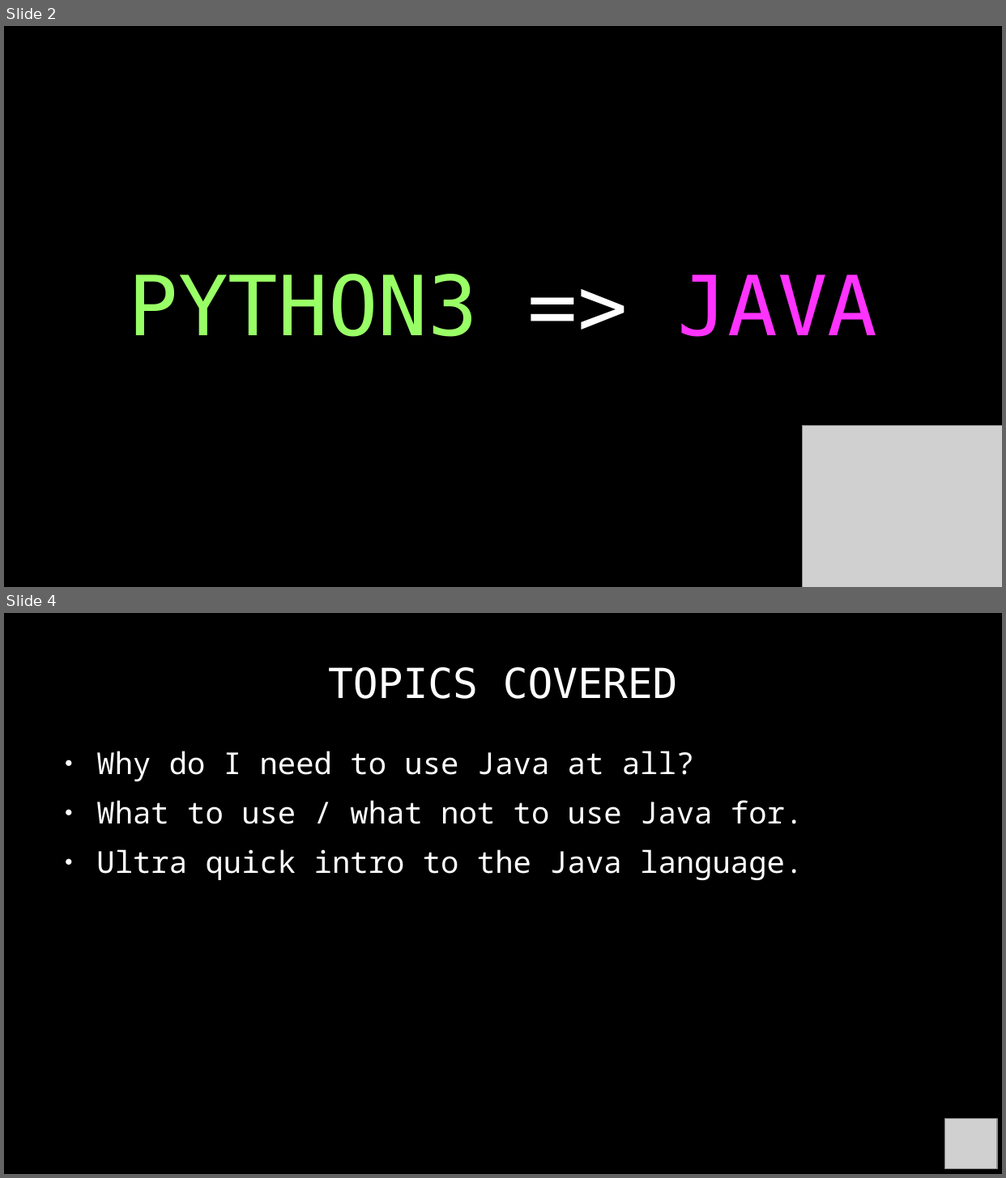
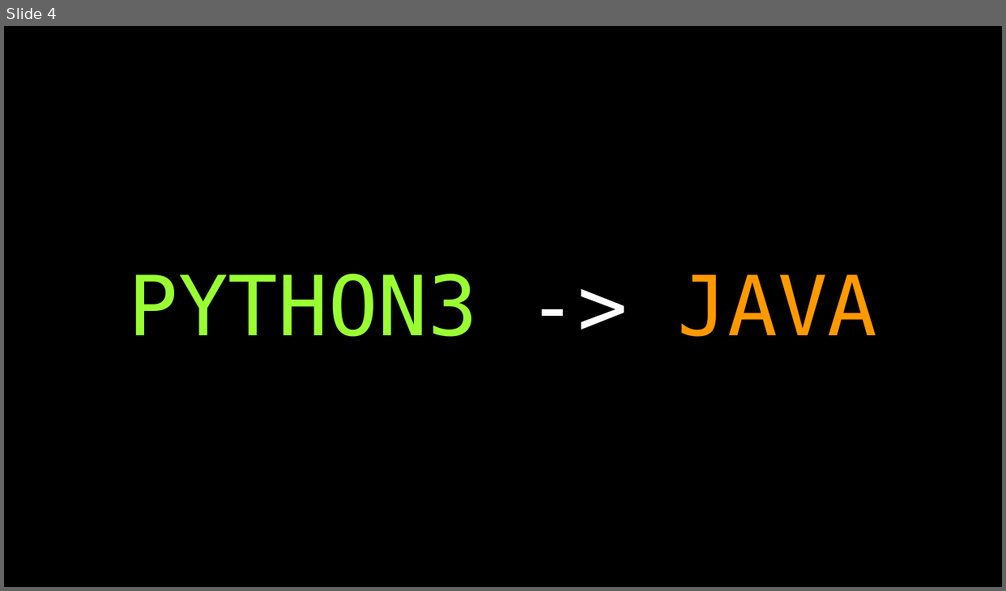
Before and after one commit to RyanFleck/Projects, a slide deck: Teaching/RCF_Py_Java_Tutorial.odp. Shown one above the other, each under a label of ours: slides 2 and 4 before the commit, slide 4 after it; the slides between them are not shown. The pictures are 1006x1178 and 1006x591 pixels, drawn with LibreOffice and Linux fonts; fonts in the diff are those of the drawing; grey boxes stand for pictures; background and template pictures are left out. Boxes give left, top, right and bottom in pixels: in the first picture for what was removed or moved away, otherwise in the second. Text is boxed around its words. In the diff, an @@ line names an element or a change of style, - is before the commit and + after.

```diff
--- a/Teaching/RCF_Py_Java_Tutorial.odp
+++ b/Teaching/RCF_Py_Java_Tutorial.odp
@@ slide 4 removed at [4, 613, 1002, 1174], background #000000 @@
@@ title removed at [328, 667, 678, 699] @@
-TOPICS COVERED
@@ text removed at [96, 751, 803, 880] @@
-● Why do I need to use Java at all?
-● What to use / what not to use Java for.
-● Ultra quick intro to the Java language.
@@ picture removed at [945, 1119, 997, 1169] @@
@@ what was slide 2 is now slide 4 @@
@@ slide 4 changed as well @@
@@ text at [128, 274, 878, 337]: text changed; text colour #99FF66 to #99FF33 @@
-PYTHON3 => JAVA
+PYTHON3 -> JAVA
@@ picture removed at [803, 426, 1002, 587] @@
```
Also in this commit, not shown: 1 other slide changed, 43 slides added, 1 other slide removed, 3 other files.
